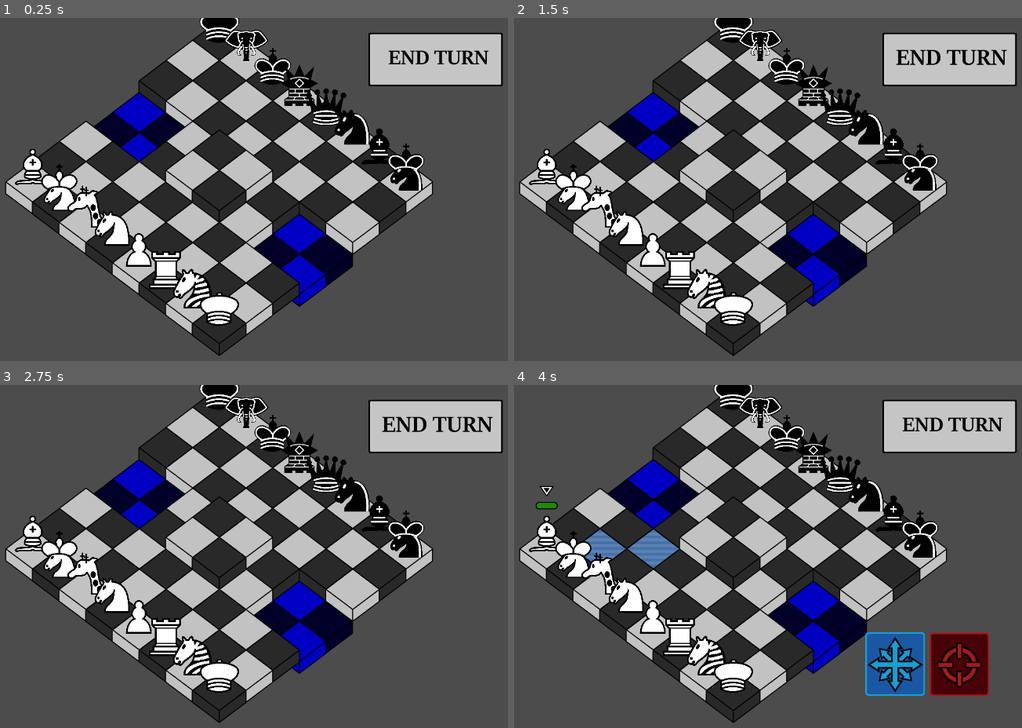
Above: before the commit, frames 1-4 (two rows, left to right).
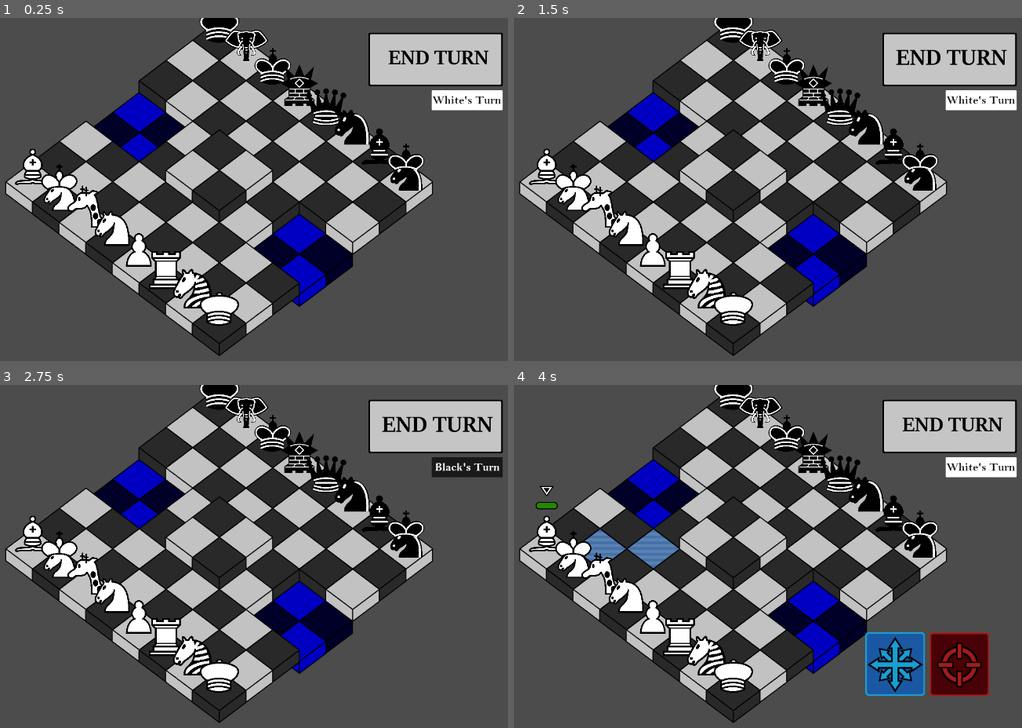
Above: after the commit, the same moments.

Repository: Trainzack/CS4700Final
Game: Godot game, scene res://scenes/MasterCombatScene.tscn
Two runs of this game, one before a commit and one after it. Both use one fixed random seed, a clock stepped at 60 frames per second and the inputs below.
Inputs (mouse positions are in pixels of both pictures, inside the frame that each line leads up to):
- Up to frame 1 (0.25 s): no input
- Up to frame 2 (1.5 s): click (950, 59) at 0.5 s; click (950, 59) at 1.25 s
- Up to frame 3 (2.75 s): click (436, 426) at 2 s
- Up to frame 4 (4 s): tap Enter at 2.75 s; move the mouse to (544, 556) at 2.77 s; tap Space (end_turn) at 2.85 s; click (544, 556) at 2.92 s; click (895, 662) at 3.5 s

The runs differ from the first frame. In frame 1, 0.8% of the frame differs, in the area x 84-100%, y 21-28%; in frame 2, 0.8%; in frame 3, 0.8%; in frame 4, 0.8%.

Commit message:
Added turn transitions and some more ui elements

Diff:
--- a/scenes/Board.gd
+++ b/scenes/Board.gd
@@ -15,6 +15,8 @@
 var y3D_offset = -36*0.7
 var boardArray = []
 var unitArray = []
+
+var acting_team = 0
 
 var board_x_size = 8
 var board_y_size = 8
@@ -99,12 +101,14 @@
 	#If the tile you clicked has a unit that can be attacked, damage it
 	elif selected_unit.get_type() != "abstract_unit" and currently_clicked_tile.can_attack_space:
 		print("attacked unit")
-		selected_unit.has_attacked = true
+		selected_unit.expend_attack()
 		emit_signal("ally_has_attacked")
 
 		#If a unit attacks, it uses up its movement as well
-		selected_unit.has_moved = true
+		selected_unit.expend_movement()
 		emit_signal("ally_has_moved")
+
+		#damage the targeted unit by the selected unit's attack power
 		get_unit(Vector2(gridX,gridY)).damage_by(selected_unit.get_attack_power());
 		reset_tiles()
 		pass
@@ -115,7 +119,7 @@
 func select_unit(gridX,gridY):
 	selected_unit.set_unselected()
 	var currently_clicked_unit = unitArray[gridX][gridY]
-	if currently_clicked_unit.get_type() != "abstract_unit":
+	if currently_clicked_unit.get_type() != "abstract_unit" and currently_clicked_unit.get_team() == acting_team:
 		selected_unit = currently_clicked_unit
 		selected_unit.set_selected()
 		selected_unit_coordinate = Vector2(gridX,gridY)
@@ -207,12 +211,15 @@
 func process_mouse_enter(gridX,gridY):
 	if(unitArray[gridX][gridY].get_type() != "abstract_unit"):
 		unitArray[gridX][gridY].display_health()
+	if unitArray[gridX][gridY].get_team() == acting_team:
+		unitArray[gridX][gridY].display_action_icons()
 	boardArray[gridX][gridY].toggle_outline()
 
 #Change this to do something useful for when the mouse exits a tile
 func process_mouse_exit(gridX,gridY):
 	if !unitArray[gridX][gridY].has_focus:
 		unitArray[gridX][gridY].hide_health()
+	unitArray[gridX][gridY].hide_action_icons()
 	boardArray[gridX][gridY].toggle_outline()
 
 func reset_tiles():
@@ -244,7 +251,7 @@
 	boardArray[endX][endY].set_occupied(true)
 
 	#Set variables and send signals indicating this unit has moved.
-	selected_unit.has_moved = true
+	selected_unit.expend_movement()
 	selected_unit_coordinate = Vector2(endX,endY)
 	emit_signal("ally_has_moved")
 	unit_to_move.moved()
@@ -252,6 +259,12 @@
 func position_in_bounds(position):
 	return position.x < board_x_size and position.x >= 0 and position.y < board_y_size and position.y >= 0
 
+func switch_acting_team():
+	if acting_team == 1:
+		acting_team = 0
+	elif acting_team == 0:
+		acting_team = 1
+
 #returns the actual coordinate that corresponds with a value in the 2D array of tiles.
 func translate_grid_coordinate(gridX,gridY):
 	return Vector2(starting_x + gridX * iso_x_offset + gridY * iso_x_offset, starting_y - gridY*iso_y_offset + gridX*iso_y_offset)
--- a/scenes/MasterCombatScene.gd
+++ b/scenes/MasterCombatScene.gd
@@ -36,8 +36,12 @@
 func display_moves():
 	$TestBoard.show_movement_options()
 
+#End the turn resetting the moves of the units and states of the tiles
+#Then tells the board to switch the acting side as well as the UI.
 func end_turn():
 	hide_options()
 	print("end turn reached")
+	$UIManager.switch_turn_icon()
 	$TestBoard.reset_unit_moves()
 	$TestBoard.reset_tiles()
+	$TestBoard.switch_acting_team()
--- a/scenes/UIManager.gd
+++ b/scenes/UIManager.gd
@@ -10,6 +10,8 @@
 onready var end_turn_sound = $EndTurnSound
 onready var select_attack_sound = $SelectAttackSound
 onready var select_move_sound = $SelectMoveSound
+onready var turn_icon_container = $WhoseTurnContainer
+onready var turn_icon = get_node("WhoseTurnContainer").get_node("TurnIcon")
 
 # Whether the currently
 var can_attack = false
@@ -20,6 +22,7 @@
 	get_node("CommandContainer").get_node("AttacksButton").connect("pressed",self,"emit_attack_pressed")
 	get_node("EndTurnContainer").get_node("EndTurnButton").connect("pressed",self,"emit_end_turn_pressed")
 
+#_process is used to wait for user input from the keyboard
 func _process(delta):
 	if Input.is_action_just_pressed("select_move") and commands.get_node("MovementButton").disabled == false:
 		emit_movement_pressed()
@@ -28,6 +31,7 @@
 	if Input.is_action_just_pressed("end_turn"):
 		emit_end_turn_pressed()
 
+#emit functions propogate signals when the corresponding buttons are pressed
 func emit_movement_pressed():
 	#print("move button pressed")
 	select_move_sound.play()
@@ -42,9 +46,11 @@
 	emit_signal("end_turn_pressed")
 	end_turn_sound.play()
 
+#disables movement button
 func disable_movement():
 	commands.get_node("MovementButton").disabled = true
 
+#disables attack button
 func disable_attacks():
 	commands.get_node("AttacksButton").disabled = true
 
@@ -57,3 +63,15 @@
 
 func hide_command_options():
 	commands.visible = false
+
+#Plays the animation for making the turn icon switch to the other side
+#Once the animation ends it stays displaying either "black's turn" or "white's turn"
+func switch_turn_icon():
+	if turn_icon.animation == "white_turn":
+		turn_icon.play("black_turn_transition")
+		yield(turn_icon,"animation_finished")
+		turn_icon.animation = "black_turn"
+	else:
+		turn_icon.play("white_turn_transition")
+		yield(turn_icon,"animation_finished")
+		turn_icon.animation = "white_turn"
--- a/scenes/UIManager.tscn
+++ b/scenes/UIManager.tscn
@@ -12,9 +12,47 @@
 [ext_resource path="res://art/ui/EndTurnButton.png" type="Texture" id=10]
 [ext_resource path="res://art/ui/EndTurnButtonClicked.png" type="Texture" id=11]
 [ext_resource path="res://art/ui/EndTurnButtonHovered.png" type="Texture" id=12]
-[ext_resource path="res://sound/chukka_07.wav" type="AudioStream" id=13]
-[ext_resource path="res://sound/tap_04.wav" type="AudioStream" id=14]
-[ext_resource path="res://sound/shizzle_07.wav" type="AudioStream" id=15]
+[ext_resource path="res://art/ui/WhiteTurnUI.png" type="Texture" id=13]
+[ext_resource path="res://art/ui/WhiteTurnUITransition1.png" type="Texture" id=14]
+[ext_resource path="res://art/ui/WhiteTurnUITransition2.png" type="Texture" id=15]
+[ext_resource path="res://art/ui/WhiteTurnUITransition3.png" type="Texture" id=16]
+[ext_resource path="res://art/ui/WhiteTurnUITransition4.png" type="Texture" id=17]
+[ext_resource path="res://art/ui/WhiteTurnUITransition5.png" type="Texture" id=18]
+[ext_resource path="res://art/ui/WhiteTurnUITransition6.png" type="Texture" id=19]
+[ext_resource path="res://art/ui/BlackTurnUI.png" type="Texture" id=20]
+[ext_resource path="res://art/ui/BlackTurnUITransition1.png" type="Texture" id=21]
+[ext_resource path="res://art/ui/BlackTurnUITransition2.png" type="Texture" id=22]
+[ext_resource path="res://art/ui/BlackTurnUITransition3.png" type="Texture" id=23]
+[ext_resource path="res://art/ui/BlackTurnUITransition4.png" type="Texture" id=24]
+[ext_resource path="res://art/ui/BlackTurnUITransition5.png" type="Texture" id=25]
+[ext_resource path="res://art/ui/BlackTurnUITransition6.png" type="Texture" id=26]
+[ext_resource path="res://sound/chukka_07.wav" type="AudioStream" id=27]
+[ext_resource path="res://sound/tap_04.wav" type="AudioStream" id=28]
+[ext_resource path="res://sound/shizzle_07.wav" type="AudioStream" id=29]
+
+[sub_resource type="SpriteFrames" id=1]
+
+animations = [ {
+"frames": [ ExtResource( 13 ) ],
+"loop": true,
+"name": "white_turn",
+"speed": 5.0
+}, {
+"frames": [ ExtResource( 14 ), ExtResource( 15 ), ExtResource( 16 ), ExtResource( 17 ), ExtResource( 18 ), ExtResource( 19 ), ExtResource( 20 ) ],
+"loop": true,
+"name": "black_turn_transition",
+"speed": 35.0
+}, {
+"frames": [ ExtResource( 20 ) ],
+"loop": true,
+"name": "black_turn",
+"speed": 5.0
+}, {
+"frames": [ ExtResource( 21 ), ExtResource( 22 ), ExtResource( 23 ), ExtResource( 24 ), ExtResource( 25 ), ExtResource( 26 ), ExtResource( 13 ) ],
+"loop": true,
+"name": "white_turn_transition",
+"speed": 35.0
+} ]
 
 [node name="UIManager" type="Node"]
 
@@ -141,27 +179,55 @@
 texture_hover = ExtResource( 12 )
 _sections_unfolded = [ "Textures" ]
 
-[node name="EndTurnSound" type="AudioStreamPlayer" parent="." index="2"]
-
-stream = ExtResource( 13 )
+[node name="WhoseTurnContainer" type="Container" parent="." index="2"]
+
+anchor_left = 0.0
+anchor_top = 0.0
+anchor_right = 0.0
+anchor_bottom = 0.0
+margin_left = 1163.0
+margin_top = 150.0
+margin_right = 1493.0
+margin_bottom = 270.0
+rect_scale = Vector2( 0.5, 0.5 )
+rect_pivot_offset = Vector2( 0, 0 )
+rect_clip_content = false
+mouse_filter = 0
+mouse_default_cursor_shape = 0
+size_flags_horizontal = 1
+size_flags_vertical = 1
+_sections_unfolded = [ "Anchor", "Grow Direction", "Margin", "Rect" ]
+__meta__ = {
+"_edit_group_": true
+}
+
+[node name="TurnIcon" type="AnimatedSprite" parent="WhoseTurnContainer" index="0"]
+
+position = Vector2( 167, 60 )
+frames = SubResource( 1 )
+animation = "white_turn"
+
+[node name="EndTurnSound" type="AudioStreamPlayer" parent="." index="3"]
+
+stream = ExtResource( 27 )
 volume_db = 0.0
 pitch_scale = 1.0
 autoplay = false
 mix_target = 0
 bus = "Sound Effects"
 
-[node name="SelectAttackSound" type="AudioStreamPlayer" parent="." index="3"]
-
-stream = ExtResource( 14 )
+[node name="SelectAttackSound" type="AudioStreamPlayer" parent="." index="4"]
+
+stream = ExtResource( 28 )
 volume_db = 0.0
 pitch_scale = 1.0
 autoplay = false
 mix_target = 0
 bus = "Sound Effects"
 
-[node name="SelectMoveSound" type="AudioStreamPlayer" parent="." index="4"]
-
-stream = ExtResource( 15 )
+[node name="SelectMoveSound" type="AudioStreamPlayer" parent="." index="5"]
+
+stream = ExtResource( 29 )
 volume_db = 0.0
 pitch_scale = 1.0
 autoplay = false
--- a/scenes/WaterTile.tscn
+++ b/scenes/WaterTile.tscn
@@ -10,11 +10,11 @@
 [node name="TileSprite" parent="." index="0"]
 
 self_modulate = Color( 0.0078125, 0, 1, 1 )
-offset = Vector2( 0, 36 )
+position = Vector2( 0, 36 )
 
 [node name="Outline" parent="TileSprite" index="1"]
 
-position = Vector2( 0, 7 )
+position = Vector2( 0, -29.5 )
 
 [node name="PlacementPosition" parent="." index="3"]
 
--- a/scenes/unit_scenes/Bishop.tscn
+++ b/scenes/unit_scenes/Bishop.tscn
@@ -21,11 +21,7 @@
 
 [node name="Bishop" instance=ExtResource( 1 )]
 
-max_health = 3
 type = "bishop"
-land_allowed = true
-water_allowed = false
-wall_allowed = false
 
 [node name="UnitSprite" parent="." index="0"]
 
--- a/scenes/unit_scenes/Centaur.tscn
+++ b/scenes/unit_scenes/Centaur.tscn
@@ -21,7 +21,7 @@
 
 [node name="Centaur" instance=ExtResource( 1 )]
 
-max_health = 7
+max_health = 5
 type = "centaur"
 wall_allowed = true
 
--- a/scenes/unit_scenes/Commoner.tscn
+++ b/scenes/unit_scenes/Commoner.tscn
@@ -21,11 +21,7 @@
 
 [node name="Commoner" instance=ExtResource( 1 )]
 
-max_health = 3
 type = "commoner"
-land_allowed = true
-water_allowed = false
-wall_allowed = false
 
 [node name="UnitSprite" parent="." index="0"]
 
--- a/scenes/unit_scenes/Elephant.tscn
+++ b/scenes/unit_scenes/Elephant.tscn
@@ -23,7 +23,6 @@
 
 type = "elephant"
 water_allowed = true
-wall_allowed = false
 
 [node name="UnitSprite" parent="." index="0"]
 
--- a/scenes/unit_scenes/Giraffe.tscn
+++ b/scenes/unit_scenes/Giraffe.tscn
@@ -25,7 +25,6 @@
 
 type = "giraffe"
 water_allowed = true
-wall_allowed = false
 
 [node name="UnitSprite" parent="." index="0"]
 
--- a/scenes/unit_scenes/King.tscn
+++ b/scenes/unit_scenes/King.tscn
@@ -23,9 +23,7 @@
 
 max_health = 20
 type = "king"
-land_allowed = true
-water_allowed = false
-wall_allowed = false
+attack_power = 2
 
 [node name="UnitSprite" parent="." index="0"]
 
--- a/scenes/unit_scenes/Mann.tscn
+++ b/scenes/unit_scenes/Mann.tscn
@@ -19,9 +19,9 @@
 "speed": 5.0
 } ]
 
-[node name="Mann" instance=ExtResource( 1 )]
+[node name="Mann" index="0" instance=ExtResource( 1 )]
 
-health = 5
+max_health = 4
 type = "mann"
 
 [node name="UnitSprite" parent="." index="0"]
@@ -35,13 +35,15 @@
 script = ExtResource( 4 )
 atom = Vector2( 1, 0 )
 is_move = true
-is_attack = false
+is_attack = true
 rider = false
+damage = 2
 
 [node name="Diagonal Move" type="Node" parent="Moves" index="1"]
 
 script = ExtResource( 4 )
 atom = Vector2( 1, 1 )
 is_move = true
-is_attack = false
+is_attack = true
 rider = false
+damage = 2
--- a/scenes/unit_scenes/Pawn.tscn
+++ b/scenes/unit_scenes/Pawn.tscn
@@ -24,9 +24,6 @@
 
 max_health = 1
 type = "pawn"
-land_allowed = true
-water_allowed = false
-wall_allowed = false
 
 [node name="UnitSprite" parent="." index="0"]
 
--- a/scenes/unit_scenes/Queen.tscn
+++ b/scenes/unit_scenes/Queen.tscn
@@ -21,8 +21,9 @@
 
 [node name="Queen" instance=ExtResource( 1 )]
 
+max_health = 5
 type = "queen"
-wall_allowed = false
+attack_power = 2
 
 [node name="UnitSprite" parent="." index="0"]
 
--- a/scenes/unit_scenes/Unit.gd
+++ b/scenes/unit_scenes/Unit.gd
@@ -27,7 +27,8 @@
 var units_per_health = 32
 
 onready var health_bar = $HealthBar
-
+onready var movement_icon = $MoveAvailability
+onready var attack_icon = $AttackAvailability
 onready var selector_icon = $SelectorIcon
 onready var damage_timer = $DamageTimer
 onready var display_health_timer = $DisplayHealthTimer
@@ -42,6 +43,13 @@
 	health_bar.rect_size.x = max_health * units_per_health
 	# Recenter the health bar
 	health_bar.rect_position.x = max_health * units_per_health * -0.5
+	# Place attack and move icons net to health bar
+	attack_icon.position.y = health_bar.rect_position.y
+	movement_icon.position.y = health_bar.rect_position.y
+	attack_icon.position.x = health_bar.rect_position.x - 20
+	movement_icon.position.x = attack_icon.position.x - 35
+
+	hide_action_icons()
 	pass
 
 func get_attack_power():
@@ -103,6 +111,9 @@
 	$UnitSprite.animation = "black"
 	team = 1
 
+func get_team():
+	return team
+
 func set_unselected():
 	$SelectorIcon.animation = "unselected"
 	has_focus = false
@@ -151,13 +162,17 @@
 #To be used during combat to reset the units actions
 func reset_moves():
 	has_moved = false
+	movement_icon.animation = "available"
 	has_attacked = false
+	attack_icon.animation = "available"
 
 #To be used after combat to reset the units actions and restore it to full heatlh
 func refresh():
 	current_health = max_health
 	has_moved = false
+	movement_icon.animation = "available"
 	has_attacked = false
+	attack_icon.animation = "available"
 
 func print_info():
 	print($UnitSprite.animation," ", type, " with health of ", current_health)
@@ -171,7 +186,7 @@
 	has_focus = true
 	$TargetedSound.play()
 	damage_display_health()
-	damage_timer.set_wait_time(0.3)
+	damage_timer.set_wait_time(0.4)
 	damage_timer.start()
 	yield(damage_timer,"timeout")
 	$DamagedSound.play()
@@ -181,7 +196,7 @@
 #On the timers timeout, a signal is detected which calls hide_health automatically.
 func damage_display_health():
 	health_bar.show()
-	display_health_timer.set_wait_time(0.6)
+	display_health_timer.set_wait_time(0.8)
 	display_health_timer.start()
 
 #unfocus the damaged unit and hides its health
@@ -194,3 +209,19 @@
 
 func hide_health():
 	health_bar.hide()
+
+func display_action_icons():
+	attack_icon.show()
+	movement_icon.show()
+
+func hide_action_icons():
+	attack_icon.hide()
+	movement_icon.hide()
+
+func expend_attack():
+	has_attacked = true
+	attack_icon.animation = "unavailable"
+
+func expend_movement():
+	has_moved = true
+	movement_icon.animation = "unavailable"
--- a/scenes/unit_scenes/Unit.tscn
+++ b/scenes/unit_scenes/Unit.tscn
@@ -10,6 +10,10 @@
 [ext_resource path="res://sound/fall_splash_03.wav" type="AudioStream" id=8]
 [ext_resource path="res://sound/fade_03.wav" type="AudioStream" id=9]
 [ext_resource path="res://sound/tap_04.wav" type="AudioStream" id=10]
+[ext_resource path="res://art/ui/UnitMoveUnavailable.png" type="Texture" id=11]
+[ext_resource path="res://art/ui/UnitMoveAvailable.png" type="Texture" id=12]
+[ext_resource path="res://art/ui/UnitAttackUnavailable.png" type="Texture" id=13]
+[ext_resource path="res://art/ui/UnitAttackAvailable.png" type="Texture" id=14]
 
 [sub_resource type="SpriteFrames" id=1]
 
@@ -88,6 +92,34 @@
 anti_aliasing_size = 1
 _sections_unfolded = [ "Border", "Border Width", "Corner Radius" ]
 
+[sub_resource type="SpriteFrames" id=5]
+
+animations = [ {
+"frames": [ ExtResource( 11 ) ],
+"loop": true,
+"name": "unavailable",
+"speed": 5.0
+}, {
+"frames": [ ExtResource( 12 ) ],
+"loop": true,
+"name": "available",
+"speed": 5.0
+} ]
+
+[sub_resource type="SpriteFrames" id=6]
+
+animations = [ {
+"frames": [ ExtResource( 13 ) ],
+"loop": true,
+"name": "unavailable",
+"speed": 5.0
+}, {
+"frames": [ ExtResource( 14 ) ],
+"loop": true,
+"name": "available",
+"speed": 5.0
+} ]
+
 [node name="Unit" type="Area2D"]
 
 scale = Vector2( 0.5, 0.5 )
@@ -219,3 +251,17 @@
 wait_time = 0.5
 one_shot = true
 autostart = false
+
+[node name="MoveAvailability" type="AnimatedSprite" parent="." index="12"]
+
+visible = false
+position = Vector2( -84.8614, -213.743 )
+frames = SubResource( 5 )
+animation = "available"
+
+[node name="AttackAvailability" type="AnimatedSprite" parent="." index="13"]
+
+visible = false
+position = Vector2( -120.114, -214.61 )
+frames = SubResource( 6 )
+animation = "available"
--- a/scenes/unit_scenes/Zebra.tscn
+++ b/scenes/unit_scenes/Zebra.tscn
@@ -19,10 +19,11 @@
 "speed": 5.0
 } ]
 
-[node name="Zebra" instance=ExtResource( 1 )]
+[node name="Zebra" index="0" instance=ExtResource( 1 )]
 
 type = "zebra"
 wall_allowed = true
+attack_power = 2
 
 [node name="UnitSprite" parent="." index="0"]
 
Binary file added: art/ui/BlackTurnUI.png
Not shown, added: art/ui/BlackTurnUI.png.import
Binary file added: art/ui/BlackTurnUITransition1.png
Not shown, added: art/ui/BlackTurnUITransition1.png.import
Binary file added: art/ui/BlackTurnUITransition2.png
Not shown, added: art/ui/BlackTurnUITransition2.png.import
Binary file added: art/ui/BlackTurnUITransition3.png
Not shown, added: art/ui/BlackTurnUITransition3.png.import
Binary file added: art/ui/BlackTurnUITransition4.png
Not shown, added: art/ui/BlackTurnUITransition4.png.import
Binary file added: art/ui/BlackTurnUITransition5.png
Not shown, added: art/ui/BlackTurnUITransition5.png.import
(and 26 more such lines)
